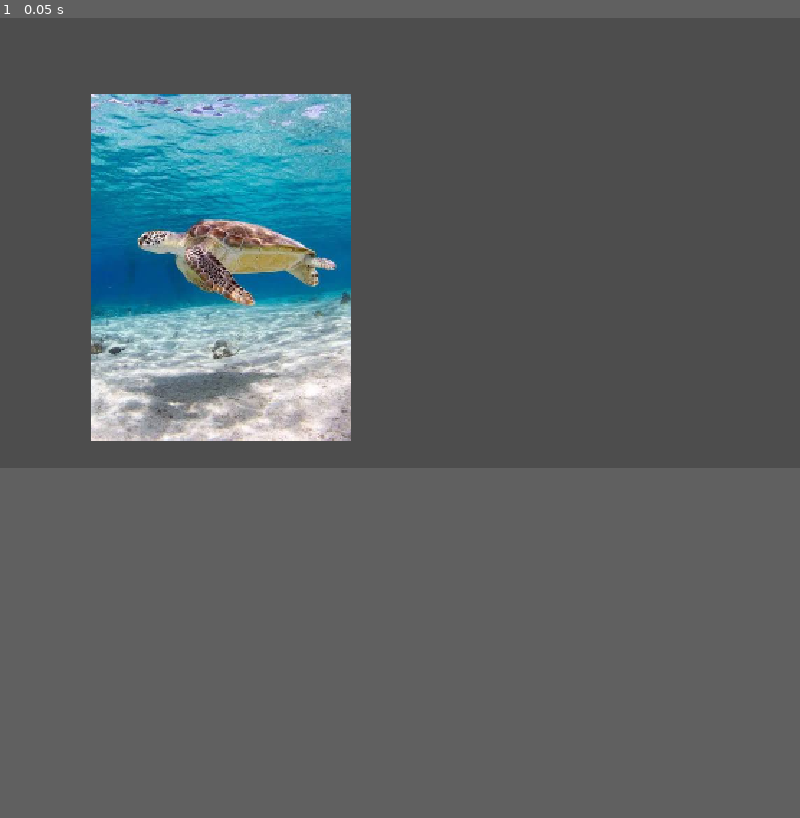
Above: before the commit, frame 1.
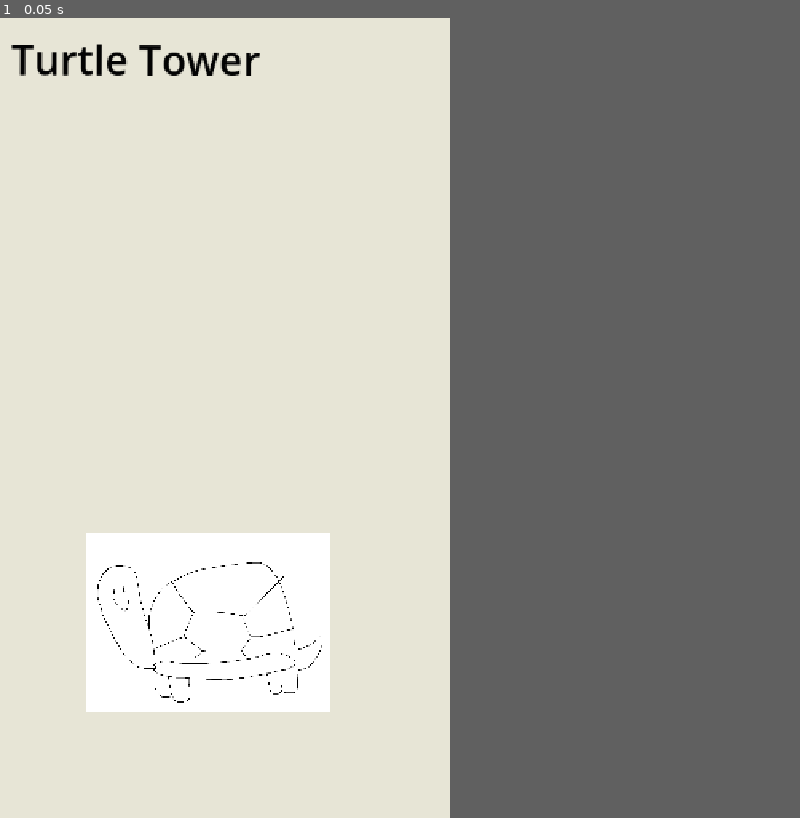
Above: after the commit, the same moment.

Repository: vsen2/turtleTower
Game: Godot game, scene res://node1.tscn
The game is run twice, just before and just after one commit, with the same random seed, the same clock (stepped at 60 frames per second) and the same inputs. Before the commit the project has no main scene; this scene is started directly in both runs.
Inputs:
- Up to frame 1 (0.05 s): no input
In our replay, the window is 800x450 before the commit and 450x800 after it. These sizes can differ from the game's own. Grey fills any space a smaller window leaves; there, only what the larger window draws over its background counts as a difference.

The runs differ from the first frame. In frame 1, 37% of the frame differs, in the area x 0-57%, y 0-87%.

Commit message:
added start page

Diff:
--- /dev/null
+++ b/StartPage.tscn
@@ -0,0 +1,50 @@
+[gd_scene format=3 uid="uid://cwa67l6y7xawp"]
+
+[ext_resource type="Texture2D" uid="uid://c485tyocvel8h" path="res://Background.webp" id="1_67p1w"]
+[ext_resource type="Texture2D" uid="uid://cvo43i2x1bssu" path="res://turtlePenPLACEHOLDER.png" id="2_g252b"]
+[ext_resource type="Texture2D" uid="uid://cmsaiw6ec5tgk" path="res://turtlePLACEHOLDER.png" id="3_k8oh1"]
+[ext_resource type="Texture2D" uid="uid://b76gr1it0crhc" path="res://StartButton.png" id="4_8v67e"]
+[ext_resource type="Texture2D" uid="uid://6vnp1dfo2ve8" path="res://Logo.png" id="5_bfwpr"]
+[ext_resource type="Script" uid="uid://b6su2vlbr73pb" path="res://button.gd" id="6_g252b"]
+
+[node name="Node2D" type="Node2D" unique_id=681850459]
+
+[node name="Background" type="Sprite2D" parent="." unique_id=1671754858]
+position = Vector2(367.99997, 641.99994)
+scale = Vector2(1.5840001, 2.7079997)
+texture = ExtResource("1_67p1w")
+
+[node name="TurtlePenPlaceholder" type="Sprite2D" parent="." unique_id=1411439550]
+position = Vector2(1608, 532)
+scale = Vector2(0.42222226, 0.7754855)
+texture = ExtResource("2_g252b")
+
+[node name="Timmy the turtle" type="Sprite2D" parent="." unique_id=1741682384]
+position = Vector2(359, 951)
+scale = Vector2(0.2068783, 0.2528685)
+texture = ExtResource("3_k8oh1")
+
+[node name="Label" type="Label" parent="." unique_id=1385392336]
+offset_left = 896.0001
+offset_top = 359.00003
+offset_right = 2968.041
+offset_bottom = 897.0713
+rotation = 0.0032878227
+theme_override_colors/font_color = Color(0.012617188, 0.012617188, 0.012617188, 1)
+theme_override_font_sizes/font_size = 65
+text = "Turtle Tower
+"
+
+[node name="Logo" type="Sprite2D" parent="." unique_id=1230447166]
+position = Vector2(368, 193)
+scale = Vector2(0.262963, 0.2747132)
+texture = ExtResource("5_bfwpr")
+
+[node name="Button" type="Button" parent="." unique_id=538247072]
+offset_left = 149.99994
+offset_top = 485.99994
+offset_right = 2048.0
+offset_bottom = 1627.0
+scale = Vector2(0.2241024, 0.21116629)
+icon = ExtResource("4_8v67e")
+script = ExtResource("6_g252b")
--- /dev/null
+++ b/button.gd
@@ -0,0 +1,14 @@
+extends Button
+
+
+# Called when the node enters the scene tree for the first time.
+func _ready() -> void:
+	pressed.connect(_on_button_pressed)
+
+
+# Called every frame. 'delta' is the elapsed time since the previous frame.
+func _process(delta: float) -> void:
+	pass
+
+func _on_button_pressed() -> void:
+	get_tree().change_scene_to_file("res://main.tscn")
--- /dev/null
+++ b/main.tscn
@@ -0,0 +1,10 @@
+[gd_scene format=3 uid="uid://8x74inh2eu35"]
+
+[ext_resource type="Texture2D" uid="uid://c485tyocvel8h" path="res://Background.webp" id="1_ig7tw"]
+
+[node name="Node2D" type="Node2D" unique_id=1208055871]
+
+[node name="Background" type="Sprite2D" parent="." unique_id=1554020935]
+position = Vector2(358.5, 636.5)
+scale = Vector2(1.522, 2.6299999)
+texture = ExtResource("1_ig7tw")
--- a/node1.tscn
+++ b/node1.tscn
@@ -1,9 +1,33 @@
 [gd_scene format=3 uid="uid://dy7l4mxt6fckw"]
 
-[ext_resource type="Texture2D" uid="uid://c6etnutxkwp1d" path="res://images.jpg" id="1_o5qcn"]
+[ext_resource type="Texture2D" uid="uid://c485tyocvel8h" path="res://Background.webp" id="1_dedig"]
+[ext_resource type="Texture2D" uid="uid://cvo43i2x1bssu" path="res://turtlePenPLACEHOLDER.png" id="2_q6rfk"]
+[ext_resource type="Texture2D" uid="uid://cmsaiw6ec5tgk" path="res://turtlePLACEHOLDER.png" id="3_b3qmp"]
 
 [node name="Node2D" type="Node2D" unique_id=681850459]
 
-[node name="Images" type="Sprite2D" parent="." unique_id=502061532]
-position = Vector2(318, 359)
-texture = ExtResource("1_o5qcn")
+[node name="Background" type="Sprite2D" parent="." unique_id=1671754858]
+position = Vector2(367.99997, 641.99994)
+scale = Vector2(1.5840001, 2.7079997)
+texture = ExtResource("1_dedig")
+
+[node name="TurtlePenPlaceholder" type="Sprite2D" parent="." unique_id=1411439550]
+position = Vector2(1608, 532)
+scale = Vector2(0.42222226, 0.7754855)
+texture = ExtResource("2_q6rfk")
+
+[node name="Timmy the turtle" type="Sprite2D" parent="." unique_id=1741682384]
+position = Vector2(333, 967)
+scale = Vector2(0.2068783, 0.2528685)
+texture = ExtResource("3_b3qmp")
+
+[node name="Label" type="Label" parent="." unique_id=1385392336]
+offset_left = 18.0
+offset_top = 21.000061
+offset_right = 2090.041
+offset_bottom = 559.07135
+rotation = 0.0032878227
+theme_override_colors/font_color = Color(0.012617188, 0.012617188, 0.012617188, 1)
+theme_override_font_sizes/font_size = 65
+text = "Turtle Tower
+"
--- a/project.godot
+++ b/project.godot
@@ -11,13 +11,20 @@
 [application]
 
 config/name="turtle-tower"
+run/main_scene="uid://dy7l4mxt6fckw"
 config/features=PackedStringArray("4.7", "Mobile")
 config/icon="res://icon.svg"
 
 [display]
 
+window/size/viewport_width=720
+window/size/viewport_height=1280
 window/stretch/mode="canvas_items"
 window/stretch/aspect="expand"
+
+[editor_plugins]
+
+enabled=PackedStringArray("res://addons/godot_super-wakatime/plugin.cfg")
 
 [physics]
 
--- /dev/null
+++ b/start_button.gd
@@ -0,0 +1,11 @@
+extends Sprite2D
+
+
+# Called when the node enters the scene tree for the first time.
+func _ready() -> void:
+	pass # Replace with function body.
+
+
+# Called every frame. 'delta' is the elapsed time since the previous frame.
+func _process(delta: float) -> void:
+	pass
Binary file added: Background.webp
Not shown, added: Background.webp.import
Binary file added: Logo.png
Not shown, added: Logo.png.import
Binary file added: StartButton.png
Not shown, added: StartButton.png.import
Not shown, added: button.gd.uid
Not shown, added: start_button.gd.uid
Binary file added: turtlePLACEHOLDER.png
Not shown, added: turtlePLACEHOLDER.png.import
Binary file added: turtlePenPLACEHOLDER.png
Not shown, added: turtlePenPLACEHOLDER.png.import
